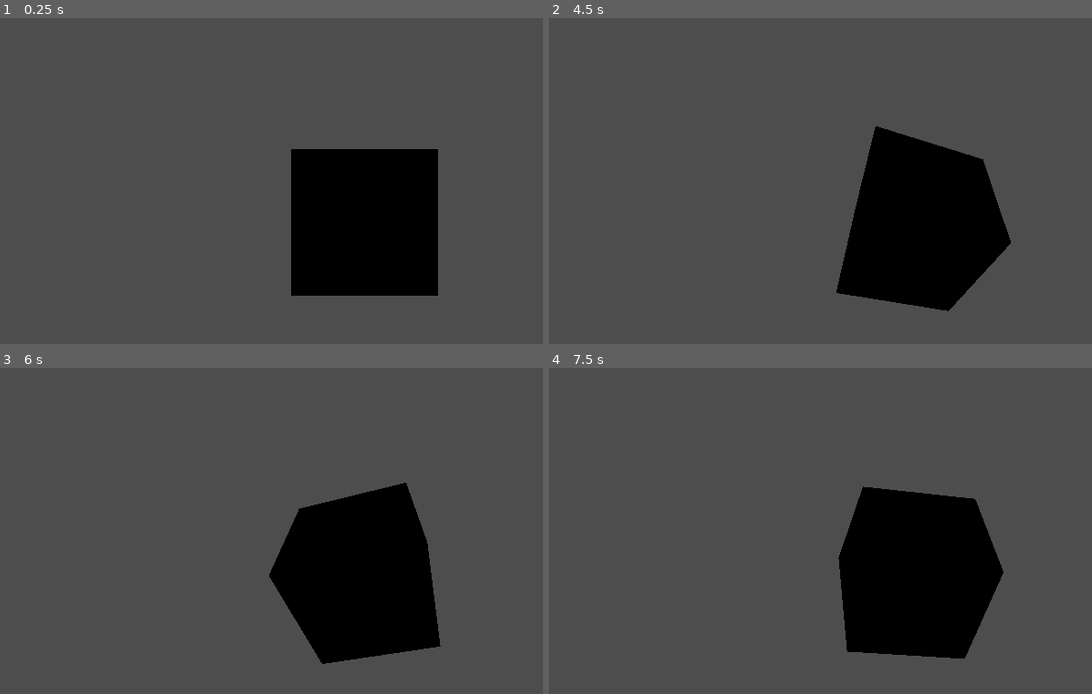
Above: before the commit, frames 1-4 (two rows, left to right).
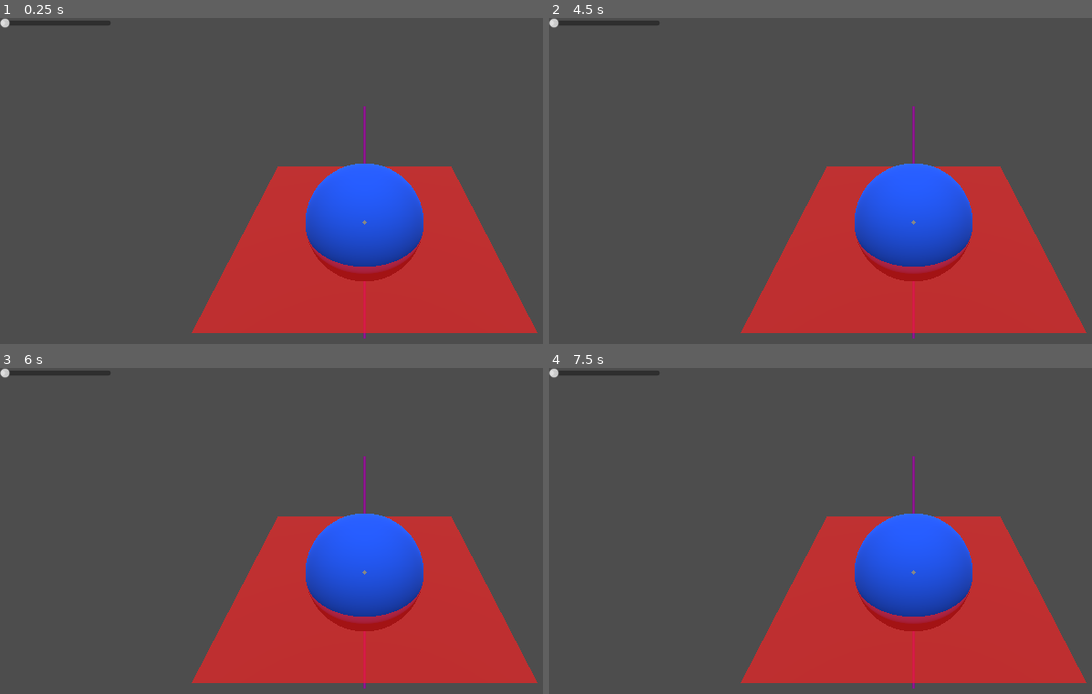
Above: after the commit, the same moments.

Repository: TU-Dublin-Computer-Science/Solar-XR
Game: Godot game, scene res://main.tscn
Same seed, same stepped clock (60 frames per second), same inputs: the game is played once before the commit and once after it.
Inputs (mouse positions are in pixels of both pictures, inside the frame that each line leads up to):
- Up to frame 1 (0.25 s): no input
- Up to frame 2 (4.5 s): tap Enter at 0.5, 2, 3.5 s; move the mouse to (956, 220) at 0.52 s; press the mouse at (956, 220) at 0.53 s; tap Space at 1.25, 2.75, 4.25 s; move the mouse to (874, 223) at 1.27 s; release the mouse at (874, 223) at 1.28 s; click (874, 223) at 1.35 s; move the mouse to (929, 216) at 2.02 s; press the mouse at (929, 216) at 2.03 s; move the mouse to (901, 229) at 2.77 s; release the mouse at (901, 229) at 2.78 s; click (901, 229) at 2.85 s; move the mouse to (967, 226) at 3.52 s; press the mouse at (967, 226) at 3.53 s; tap Escape (free_mouse) at 4.15 s; move the mouse to (695, 161) at 4.27 s; release the mouse at (695, 161) at 4.28 s; click (695, 161) at 4.35 s
- Up to frame 3 (6 s): move the mouse to (374, 573) at 5.02 s; press the mouse at (374, 573) at 5.03 s; move the mouse to (336, 563) at 5.77 s; release the mouse at (336, 563) at 5.78 s; click (336, 563) at 5.85 s
- Up to frame 4 (7.5 s): move the mouse to (956, 570) at 6.52 s; press the mouse at (956, 570) at 6.53 s; move the mouse to (874, 573) at 7.27 s; release the mouse at (874, 573) at 7.28 s; click (874, 573) at 7.35 s

The runs differ from the first frame. In frame 1, 26% of the frame differs, in the area x 0-99%, y 0-99%; in frame 2, 26%; in frame 3, 26%; in frame 4, 26%.

Commit message:
Initial Geometry and Basic UI

Diff:
--- a/camera_pivot.gd
+++ b/camera_pivot.gd
@@ -4,11 +4,9 @@
 var yaw: float = 0.0
 var pitch: float = 0.0
 
-var mouse_captured: bool = true
-
 # Called when the node enters the scene tree for the first time.
 func _ready() -> void:
-	Input.set_mouse_mode(Input.MOUSE_MODE_CAPTURED)
+	pass
 
 
 # Called every frame. 'delta' is the elapsed time since the previous frame.
@@ -16,17 +14,9 @@
 	pass
 
 func _input(event):
-	if event is InputEventMouseMotion and Input.is_mouse_button_pressed(MOUSE_BUTTON_LEFT):
+	if event is InputEventMouseMotion and Input.is_mouse_button_pressed(MOUSE_BUTTON_RIGHT):
 		yaw -= event.relative.x * rotation_speed
 		pitch -= event.relative.y * rotation_speed
 		pitch = clamp(pitch, -1.5, 1.5)  # Limit pitch to avoid flipping
 
 		rotation_degrees = Vector3(pitch * 180 / PI, yaw * 180 / PI, 0)
-
-	if event.is_action_pressed("free_mouse") and mouse_captured:
-			Input.set_mouse_mode(Input.MOUSE_MODE_VISIBLE)
-			mouse_captured = false
-
-	if event.is_action_pressed("capture_mouse") and !mouse_captured:
-		Input.set_mouse_mode(Input.MOUSE_MODE_CAPTURED)
-		mouse_captured = true
--- /dev/null
+++ b/main.gd
@@ -0,0 +1,15 @@
+extends Node3D
+
+
+# Called when the node enters the scene tree for the first time.
+func _ready() -> void:
+	pass # Replace with function body.
+
+
+# Called every frame. 'delta' is the elapsed time since the previous frame.
+func _process(delta: float) -> void:
+	pass
+
+
+func _on_semimajor_slider_value_changed(value: float) -> void:
+	print(value)
--- a/main.tscn
+++ b/main.tscn
@@ -1,16 +1,93 @@
-[gd_scene load_steps=3 format=3 uid="uid://do4immo7js5ge"]
+[gd_scene load_steps=12 format=3 uid="uid://do4immo7js5ge"]
 
 [ext_resource type="Script" path="res://camera_pivot.gd" id="1_8i1ei"]
+[ext_resource type="Script" path="res://main.gd" id="1_jsi4b"]
 
-[sub_resource type="BoxMesh" id="BoxMesh_dcs00"]
+[sub_resource type="StandardMaterial3D" id="StandardMaterial3D_4tii2"]
+albedo_color = Color(0.101961, 0.34902, 1, 1)
+
+[sub_resource type="SphereMesh" id="SphereMesh_5w0ti"]
+material = SubResource("StandardMaterial3D_4tii2")
+
+[sub_resource type="StandardMaterial3D" id="StandardMaterial3D_wxtnj"]
+transparency = 1
+cull_mode = 2
+albedo_color = Color(0.298039, 0.847059, 0.360784, 0.231373)
+
+[sub_resource type="PlaneMesh" id="PlaneMesh_jy1xe"]
+lightmap_size_hint = Vector2i(12, 12)
+material = SubResource("StandardMaterial3D_wxtnj")
+
+[sub_resource type="StandardMaterial3D" id="StandardMaterial3D_uvr1n"]
+albedo_color = Color(0.648863, 0.000327193, 0.652033, 1)
+
+[sub_resource type="CylinderMesh" id="CylinderMesh_ejpla"]
+material = SubResource("StandardMaterial3D_uvr1n")
+top_radius = 0.01
+bottom_radius = 0.01
+
+[sub_resource type="CylinderMesh" id="CylinderMesh_ov754"]
+top_radius = 0.01
+bottom_radius = 0.01
+
+[sub_resource type="StandardMaterial3D" id="StandardMaterial3D_a6wo8"]
+transparency = 1
+cull_mode = 2
+albedo_color = Color(1, 0.0431373, 0.054902, 0.639216)
+
+[sub_resource type="PlaneMesh" id="PlaneMesh_ohqh4"]
+material = SubResource("StandardMaterial3D_a6wo8")
 
 [node name="Main" type="Node3D"]
-
-[node name="CentralBody" type="MeshInstance3D" parent="."]
-mesh = SubResource("BoxMesh_dcs00")
+script = ExtResource("1_jsi4b")
 
 [node name="CameraPivot" type="Node3D" parent="."]
 script = ExtResource("1_8i1ei")
 
 [node name="Camera3D" type="Camera3D" parent="CameraPivot"]
 transform = Transform3D(1, 0, 0, 0, 1, 0, 0, 0, 1, 0, 0, 2.30779)
+
+[node name="Sim" type="Node3D" parent="."]
+
+[node name="CentalBody" type="Node3D" parent="Sim"]
+
+[node name="CentralBody" type="MeshInstance3D" parent="Sim/CentalBody"]
+mesh = SubResource("SphereMesh_5w0ti")
+skeleton = NodePath("../../..")
+
+[node name="EquatorialPlane" type="MeshInstance3D" parent="Sim/CentalBody"]
+mesh = SubResource("PlaneMesh_jy1xe")
+skeleton = NodePath("../..")
+
+[node name="PolarAxis" type="MeshInstance3D" parent="Sim/CentalBody"]
+mesh = SubResource("CylinderMesh_ejpla")
+
+[node name="VernalEquinox" type="MeshInstance3D" parent="Sim/CentalBody"]
+transform = Transform3D(1, 0, 0, 0, -4.37114e-08, -1, 0, 1, -4.37114e-08, 0, 0, 0)
+mesh = SubResource("CylinderMesh_ov754")
+
+[node name="Orbit" type="Node3D" parent="Sim"]
+transform = Transform3D(1, 0, 0, 0, 0.766044, -0.642788, 0, 0.642788, 0.766044, 0, 0, 0)
+
+[node name="OrbitalPlane" type="MeshInstance3D" parent="Sim/Orbit"]
+mesh = SubResource("PlaneMesh_ohqh4")
+
+[node name="DirectionalLight3D" type="DirectionalLight3D" parent="."]
+transform = Transform3D(1, 0, 0, 0, 0.771791, 0.635876, 0, -0.635876, 0.771791, 0, 1.30152, 1.21896)
+
+[node name="CanvasLayer" type="CanvasLayer" parent="."]
+
+[node name="Control" type="Control" parent="CanvasLayer"]
+layout_mode = 3
+anchors_preset = 0
+offset_right = 40.0
+offset_bottom = 40.0
+
+[node name="VBoxContainer" type="VBoxContainer" parent="CanvasLayer/Control"]
+offset_right = 175.0
+offset_bottom = 52.0
+
+[node name="SemimajorSlider" type="HSlider" parent="CanvasLayer/Control/VBoxContainer"]
+layout_mode = 2
+
+[connection signal="value_changed" from="CanvasLayer/Control/VBoxContainer/SemimajorSlider" to="." method="_on_semimajor_slider_value_changed"]
--- /dev/null
+++ b/orbit.gd
@@ -0,0 +1,11 @@
+extends Node3D
+
+
+# Called when the node enters the scene tree for the first time.
+func _ready() -> void:
+	pass # Replace with function body.
+
+
+# Called every frame. 'delta' is the elapsed time since the previous frame.
+func _process(delta: float) -> void:
+	pass
--- a/project.godot
+++ b/project.godot
@@ -27,6 +27,11 @@
 "events": [Object(InputEventMouseButton,"resource_local_to_scene":false,"resource_name":"","device":-1,"window_id":0,"a …(257 unchanged characters)…
 ]
 }
+drag_cam={
+"deadzone": 0.5,
+"events": [Object(InputEventMouseButton,"resource_local_to_scene":false,"resource_name":"","device":-1,"window_id":0,"alt_pressed":false,"shift_pressed":false,"ctrl_pressed":false,"meta_pressed":false,"button_mask":2,"position":Vector2(168, 15),"global_position":Vector2(176, 58),"factor":1.0,"button_index":2,"canceled":false,"pressed":true,"double_click":false,"script":null)
+]
+}
 
 [rendering]
 
